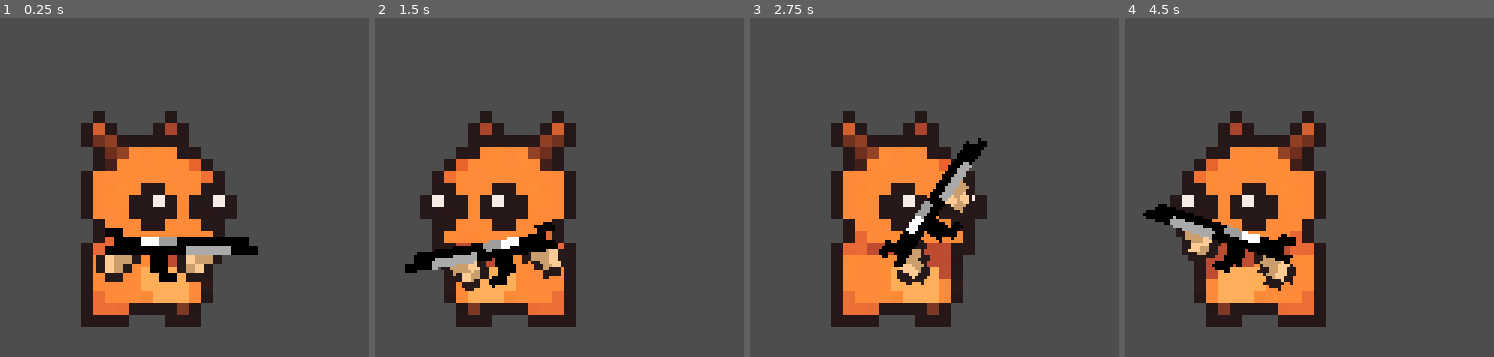
Above: before the commit, frames 1-4 (left to right).
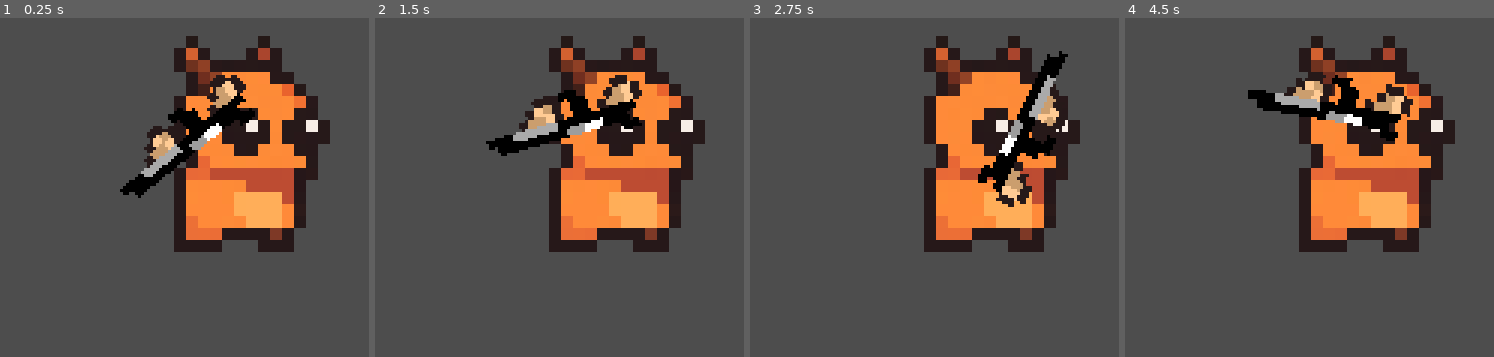
Above: after the commit, the same moments.

Repository: Satyamex/little-malice
Game: Godot game, scene res://node_2d.tscn
Same seed, same stepped clock (60 frames per second), same inputs: the game is played once before the commit and once after it. The project has no main scene, so this scene is started directly.
Inputs (mouse positions are in pixels of both pictures, inside the frame that each line leads up to):
- Up to frame 1 (0.25 s): no input
- Up to frame 2 (1.5 s): tap Enter at 0.5 s; move the mouse to (outside the picture) at 0.52 s; tap Space at 1.25 s; move the mouse to (outside the picture) at 1.27 s
- Up to frame 3 (2.75 s): tap Enter at 2 s; move the mouse to (outside the picture) at 2.02 s
- Up to frame 4 (4.5 s): tap Space at 2.75, 4.25 s; move the mouse to (outside the picture) at 2.77 s; tap Enter at 3.5 s; move the mouse to (outside the picture) at 3.52 s; move the mouse to (outside the picture) at 4.27 s

The runs differ from the first frame. In frame 1, 37% of the frame differs, in the area x 21-90%, y 5-92%; in frame 2, 40%; in frame 3, 37%; in frame 4, 40%, in the area x 4-90%, y 5-92%.

Commit message:
Revert "The cursor and sprite not rotating fixed"
This reverts commit 8aa8ef6cb9f6d71fc00bdeb8329ab5d6e5982603.

Diff:
--- a/prefab_scenes/player.tscn
+++ b/prefab_scenes/player.tscn
@@ -22,22 +22,6 @@
 "values": [0.0]
 }
 
-[sub_resource type="Animation" id="Animation_xo1h1"]
-resource_name = "dash"
-length = 0.2
-tracks/0/type = "value"
-tracks/0/imported = false
-tracks/0/enabled = true
-tracks/0/path = NodePath("player_sprite:skew")
-tracks/0/interp = 1
-tracks/0/loop_wrap = true
-tracks/0/keys = {
-"times": PackedFloat32Array(0, 0.10065834, 0.2),
-"transitions": PackedFloat32Array(1, 1, 1),
-"update": 0,
-"values": [0.0, 1.293289, 0.0]
-}
-
 [sub_resource type="Animation" id="Animation_hqtel"]
 resource_name = "walk"
 length = 0.5
@@ -53,6 +37,22 @@
 "transitions": PackedFloat32Array(1, 1, 1, 1, 1),
 "update": 0,
 "values": [0.0, -0.07853982, 0.0, 0.07853982, 0.0]
+}
+
+[sub_resource type="Animation" id="Animation_xo1h1"]
+resource_name = "dash"
+length = 0.2
+tracks/0/type = "value"
+tracks/0/imported = false
+tracks/0/enabled = true
+tracks/0/path = NodePath("player_sprite:skew")
+tracks/0/interp = 1
+tracks/0/loop_wrap = true
+tracks/0/keys = {
+"times": PackedFloat32Array(0, 0.10065834, 0.2),
+"transitions": PackedFloat32Array(1, 1, 1),
+"update": 0,
+"values": [0.0, 1.293289, 0.0]
 }
 
 [sub_resource type="AnimationLibrary" id="AnimationLibrary_2hs0m"]
@@ -85,5 +85,3 @@
 libraries = {
 &"": SubResource("AnimationLibrary_2hs0m")
 }
-
-[node name="Camera2D" type="Camera2D" parent="."]
--- a/prefab_scripts/player.gd
+++ b/prefab_scripts/player.gd
@@ -4,11 +4,10 @@
 @onready var player_gun_anchor: Node2D = $"."
 @onready var player_sprite: Sprite2D = $"../player_sprite"
 @onready var player_gun_sprite: Sprite2D = $player_gun_sprite
-@onready var player: CharacterBody2D = $".."
 
-func _process(_delta: float) -> void:
+func _process(delta: float) -> void:
 	player_gun_anchor.look_at(get_global_mouse_position())
-	if get_global_mouse_position().x < player.global_position.x:
+	if get_global_mouse_position().x < self.position.x:
 		player_sprite.flip_h = true
 		player_gun_sprite.flip_v = true
 	else:
